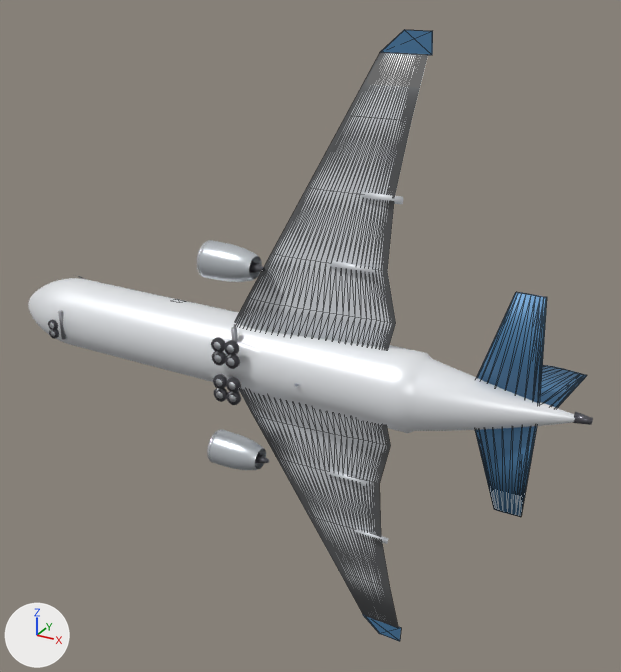
Renders of the glTF model public/models/a310-200.glb from each side of a commit.
Before and after are seen from a 50 mm lens placed at (31.3, -49.5, 27.3), pointed at (2.1, 3.5, 0.7). Arrows for +X, +Y and +Z are at lower left; the lights stay in place. The picture after the commit comes second. Mesh edges are drawn as thin lines on the coarser meshes. Where no turn or scale is listed for an object, it has been applied to the vertices.

Names of what the first picture shows: 'Fin', 'Fuselage', 'HStab_L', 'HStab_R', 'Nacelle_-1_0', 'Nacelle_1_0', 'Sharklet_R', 'Wing_L', 'Wing_R' and 25 more.
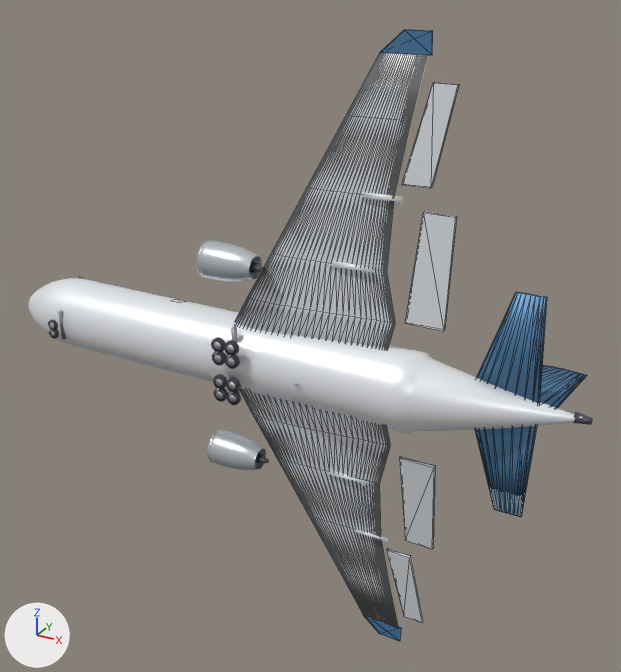
Diff of the bpy script that builds the scene:
```diff
--- a/public/models/a310-200.glb.py
+++ b/public/models/a310-200.glb.py
@@ me_aileron_r @@
+me_aileron_r.from_pydata([(-0.75, -0.18, -3.12), (0.75, 0.42, 3.12), (2.3, 0.42, 3.12), (1.19, -0.18, -3.12), (-0.75, -0.42, -3.12), (0.75, 0.18, 3.12), (2.3, 0.18, 3.12), (1.19, -0.42, -3.12)], [], [(0, 1, 2), (0, 2, 3), (7, 6, 5), (7, 5, 4), (0, 4, 5), (0, 5, 1), (1, 5, 6), (1, 6, 2), (2, 6, 7), (2, 7, 3), (3, 7, 4), (3, 4, 0)])
+me_aileron_r.materials.append(mat_hd_wing)  # white #eaedf2
@@ me_flap_r @@
+me_flap_r.from_pydata([(-0.27, -0.24, -3.71), (0.27, 0.48, 3.71), (2.41, 0.48, 3.71), (2.4, -0.24, -3.71), (-0.27, -0.48, -3.71), (0.27, 0.24, 3.71), (2.41, 0.24, 3.71), (2.4, -0.48, -3.71)], [], [(0, 1, 2), (0, 2, 3), (7, 6, 5), (7, 5, 4), (0, 4, 5), (0, 5, 1), (1, 5, 6), (1, 6, 2), (2, 6, 7), (2, 7, 3), (3, 7, 4), (3, 4, 0)])
+me_flap_r.materials.append(mat_hd_wing)  # white #eaedf2
@@ me_aileron_l @@
+me_aileron_l.from_pydata([(-0.75, -0.18, 3.12), (0.75, 0.42, -3.12), (2.3, 0.42, -3.12), (1.19, -0.18, 3.12), (-0.75, -0.42, 3.12), (0.75, 0.18, -3.12), (2.3, 0.18, -3.12), (1.19, -0.42, 3.12)], [], [(0, 3, 2), (0, 2, 1), (7, 4, 5), (7, 5, 6), (0, 1, 5), (0, 5, 4), (1, 2, 6), (1, 6, 5), (2, 3, 7), (2, 7, 6), (3, 0, 4), (3, 4, 7)])
+me_aileron_l.materials.append(mat_hd_wing)  # white #eaedf2
@@ me_flap_l @@
+me_flap_l.from_pydata([(-0.27, -0.24, 3.71), (0.27, 0.48, -3.71), (2.41, 0.48, -3.71), (2.4, -0.24, 3.71), (-0.27, -0.48, 3.71), (0.27, 0.24, -3.71), (2.41, 0.24, -3.71), (2.4, -0.48, 3.71)], [], [(0, 3, 2), (0, 2, 1), (7, 4, 5), (7, 5, 6), (0, 1, 5), (0, 5, 4), (1, 2, 6), (1, 6, 5), (2, 3, 7), (2, 7, 6), (3, 0, 4), (3, 4, 7)])
+me_flap_l.materials.append(mat_hd_wing)  # white #eaedf2
@@ ob_aileron_r @@
+ob_aileron_r = bpy.data.objects.new('Aileron_R', me_aileron_r)
+ob_aileron_r.location = (11.19, 0.81, 17.26)
@@ ob_flap_r @@
+ob_flap_r = bpy.data.objects.new('Flap_R', me_flap_r)
+ob_flap_r.location = (11.76, 0.0, 8.87)
@@ ob_aileron_l @@
+ob_aileron_l = bpy.data.objects.new('Aileron_L', me_aileron_l)
+ob_aileron_l.location = (11.19, 0.81, -17.26)
@@ ob_flap_l @@
+ob_flap_l = bpy.data.objects.new('Flap_L', me_flap_l)
+ob_flap_l.location = (11.76, 0.0, -8.87)
```

Where the change shows, as pixel boxes [x1, y1, x2, y2] in the pictures (621 x 672 px):
'Flap_R', added
    after: [406, 212, 457, 331]
'Aileron_R', added
    after: [402, 83, 459, 188]
'Flap_L', added
    after: [399, 456, 436, 549]
'Aileron_L', added
    after: [386, 548, 423, 623]
